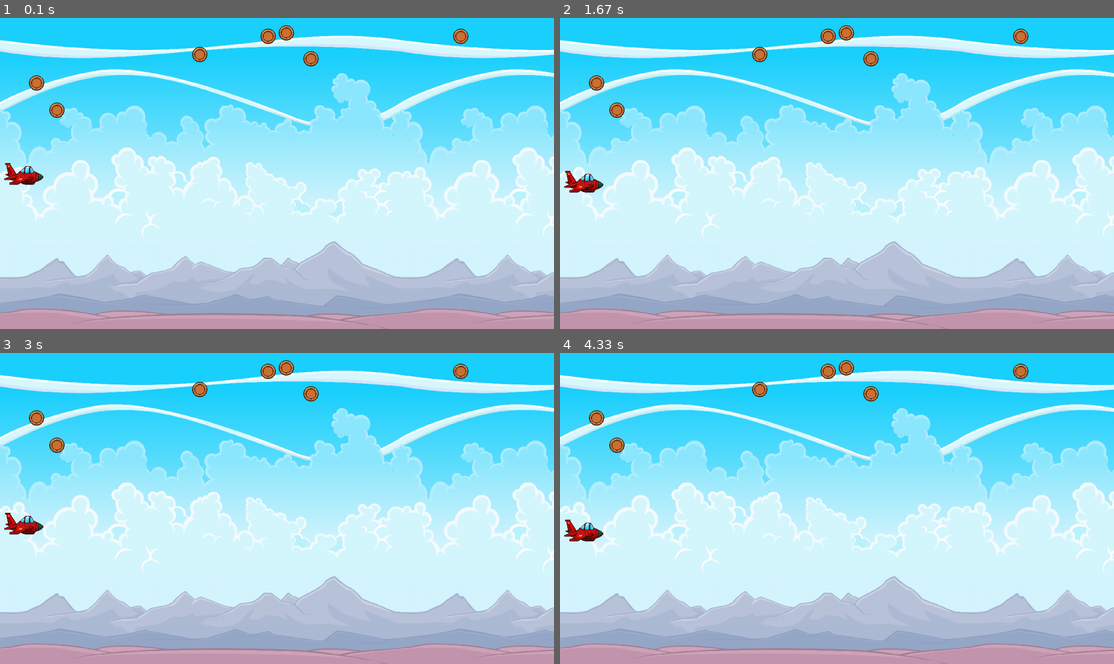
Above: before the commit, frames 1-4 (two rows, left to right).
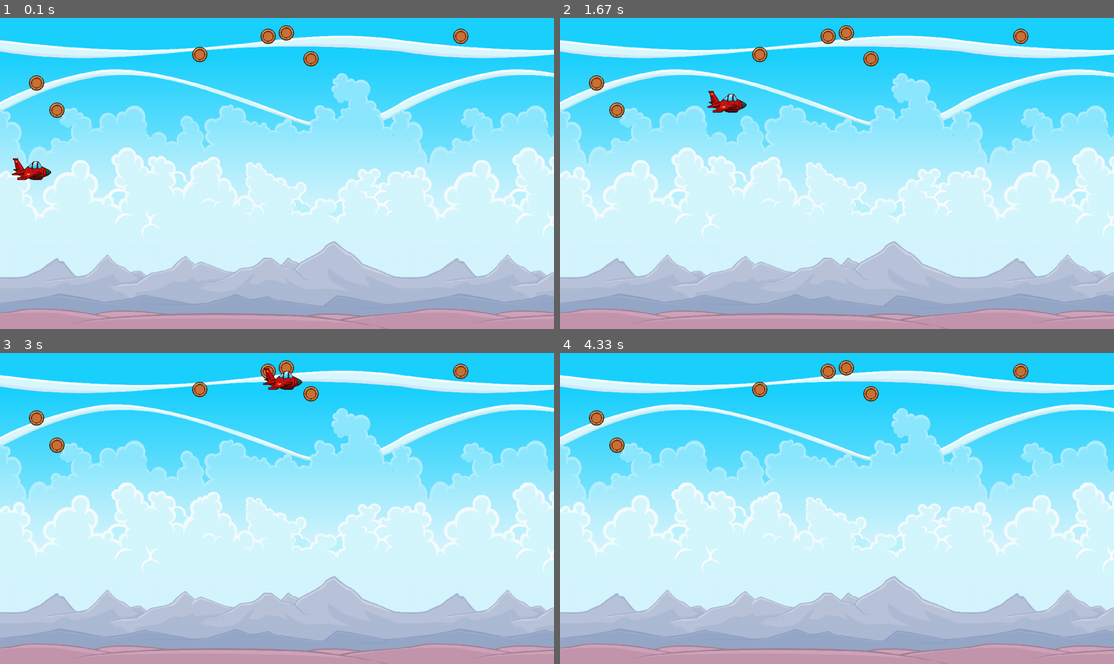
Above: after the commit, the same moments.

Repository: pxrposegen/Python---PyGame-Lib-Projects
Game: pygame game, started from SpaceWars.py
The game is run twice, just before and just after one commit, with the same random seed, the same clock (stepped at 60 frames per second) and the same inputs.
Inputs:
- Up to frame 1 (0.1 s): no input
- Up to frame 2 (1.67 s): no input
- Up to frame 3 (3 s): no input
- Up to frame 4 (4.33 s): no input

The runs differ from the first frame. In frame 1, 0.4% of the frame differs, in the area x 0-10%, y 45-54%; in frame 2, 0.6%; in frame 3, 0.6%, in the area x 0-55%, y 4-59%; in frame 4, 0.3%.

Commit message:
Implemented Delta time to achieve Frame Rate Independance, Introduced Vector Movement for better player direction

Diff:
--- a/SpaceWars.py
+++ b/SpaceWars.py
@@ -31,17 +31,20 @@
 player = ImageObject("assets/plane.png")
 player.scale(90, 50)
 player.frectposition("midleft", 10, WINDOW_HEIGHT / 2)
-player_direction = 1
+player_direction = pygame.math.Vector2(2,-1)
+player_speed = 100
 
 # Coins
 coin = ImageObject("assets/coin.png")
 coin.scale(35, 35)
-coin_positions = [
+coin_positions = {
     (randint(0, WINDOW_WIDTH - 100), randint(0, WINDOW_HEIGHT - 300)) for i in range(7)
-]
+}
 
 # Main
 while running:
+    # Frame Rendering readjusted with Delta Time
+    delta = clock.tick(240) / 1000 # Return value converted from ms to s
     # Event Loop
     for event in pygame.event.get():
         if event.type == pygame.QUIT:
@@ -54,12 +57,9 @@
         display_surface.blit(coin.image, pos)
 
     # Player Movements
-    player.frect.top += player_direction * 0.2
-    if player.frect.bottom > WINDOW_HEIGHT or player.frect.top < 0:
-        player_direction *= -1
-    display_surface.blit(player.image, player.frect.topleft)
+    player.frect.center += player_direction * player_speed * delta
+    display_surface.blit(player.image, player.frect)
 
-    clock.tick(60)
     pygame.display.update()
 
 pygame.quit()
